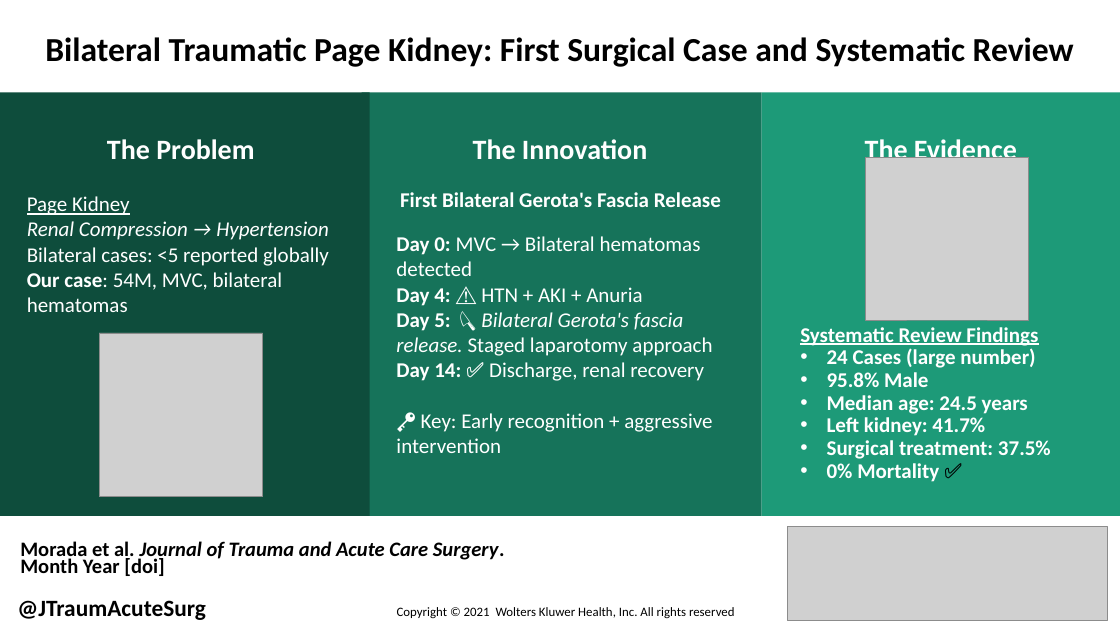
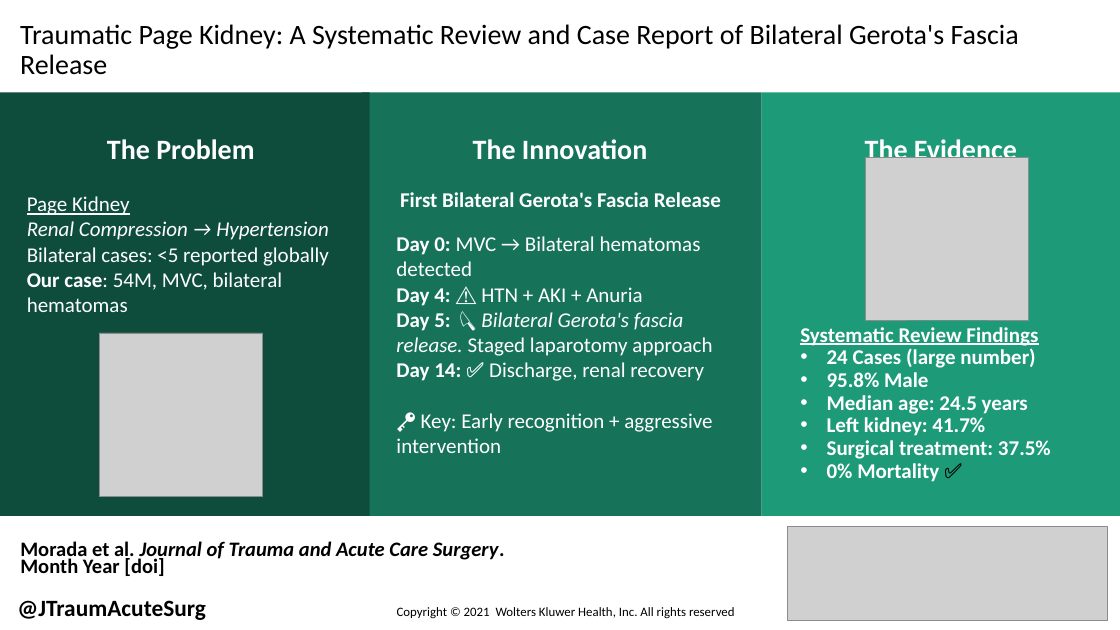
Before and after one commit to anthonyomorada/page-kidney-trauma-sr, a slide deck: slide 1 of manuscript_files/TPK_VisualAbstract.pptx. Drawn at 1120x630 pixels with LibreOffice and Linux fonts; fonts in the diff are those of the drawing; grey boxes stand for pictures. Boxes give left, top, right and bottom in pixels: in the first picture for what was removed or moved away, otherwise in the second. Text is boxed around its words. In the diff, an @@ line names an element or a change of style, - is before the commit and + after.

Commit message:
Update manuscript title and visual abstract
Revised the manuscript title in the cover letter to 'Traumatic Page Kidney: A Systematic Review and Case Report of Bilateral Gerota's Fascia Release' and updated the associated visual abstract presentation.

```diff
--- a/manuscript_files/TPK_VisualAbstract.pptx
+++ b/manuscript_files/TPK_VisualAbstract.pptx
@@ title at [20, 24, 1019, 75]: text changed; size 28.8 to 24 pt; bold off @@
-Bilateral Traumatic Page Kidney: First Surgical Case and Systematic Review
+Traumatic Page Kidney: A Systematic Review and Case Report of Bilateral Gerota's Fascia Release
```
Also in this commit, not shown: 1 other file.
